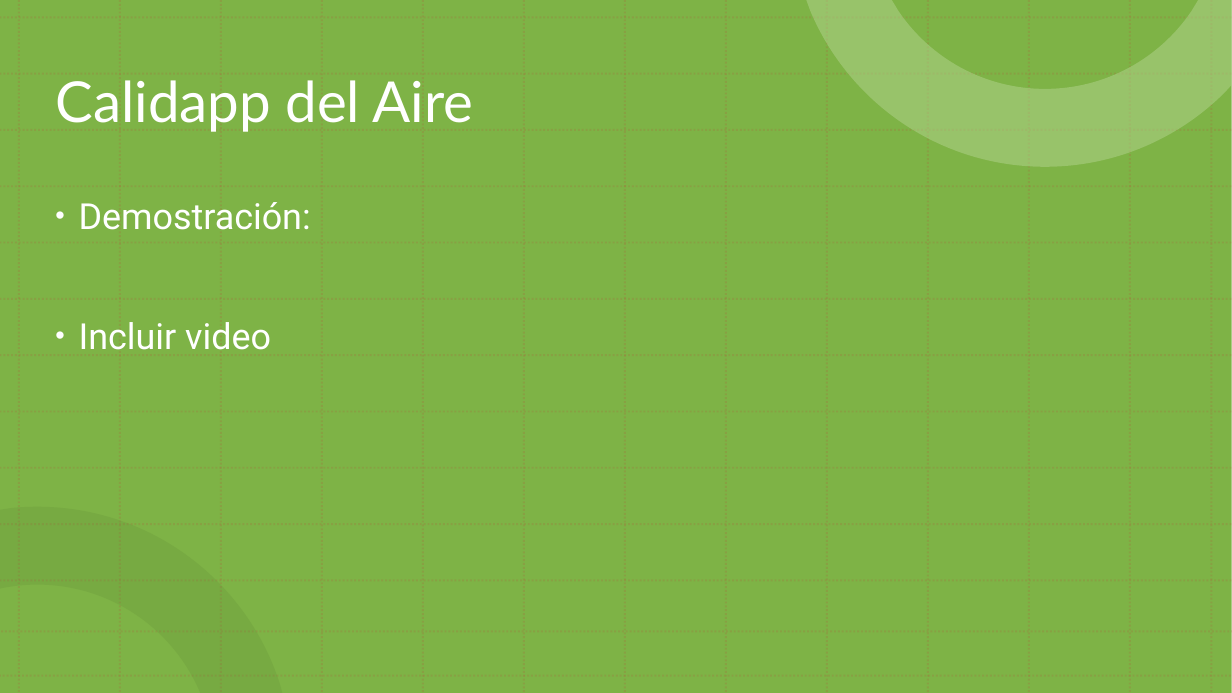
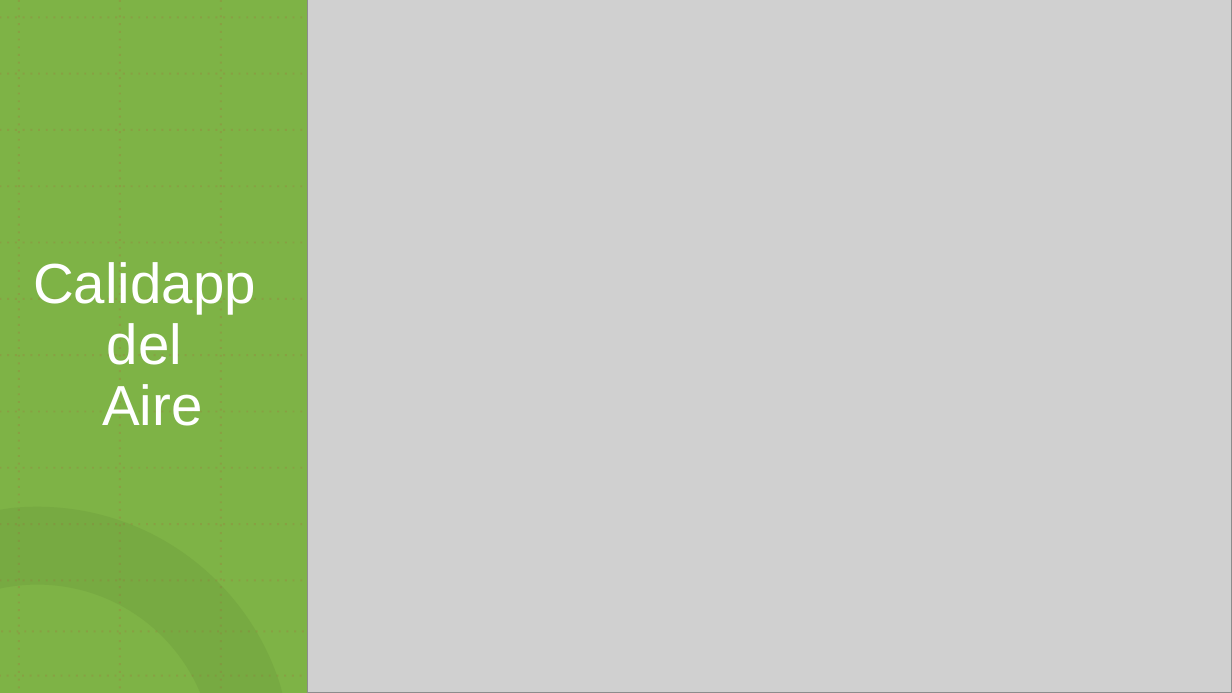
Before and after one commit to jdlgc/Curso2021-2022, a slide deck: slide 10 of HandsOn/Group19/presentation/Calidad_del_aire_en_Madrid.pptx (slide 12 before the commit). Drawn at 1232x693 pixels with LibreOffice and Linux fonts; fonts in the diff are those of the drawing; grey boxes stand for pictures. Boxes give left, top, right and bottom in pixels: in the first picture for what was removed or moved away, otherwise in the second. Text is boxed around its words. In the diff, an @@ line names an element or a change of style, - is before the commit and + after.

```diff
--- a/HandsOn/Group19/presentation/Calidad_del_aire_en_Madrid.pptx
+++ b/HandsOn/Group19/presentation/Calidad_del_aire_en_Madrid.pptx
@@ picture added at (308, 0, 1232, 693) @@
@@ freeform shape at (807, 0, 1232, 167): fill #B2D38E at 50% opacity to #B1D38C at 50% opacity @@
@@ text removed at (79, 202, 311, 350) @@
-• Demostración:
-• Incluir video
@@ title at (33, 262, 256, 426): text changed; font Lato to Arial @@
-Calidapp del Aire
+Calidapp
+del
+Aire
@@ freeform shape at (0, 506, 282, 693): fill #5E8635 at 20% opacity to #5E8634 at 20% opacity @@
```
Also in this commit, not shown: 10 other slides changed, 2 slides removed, 2 other files.
